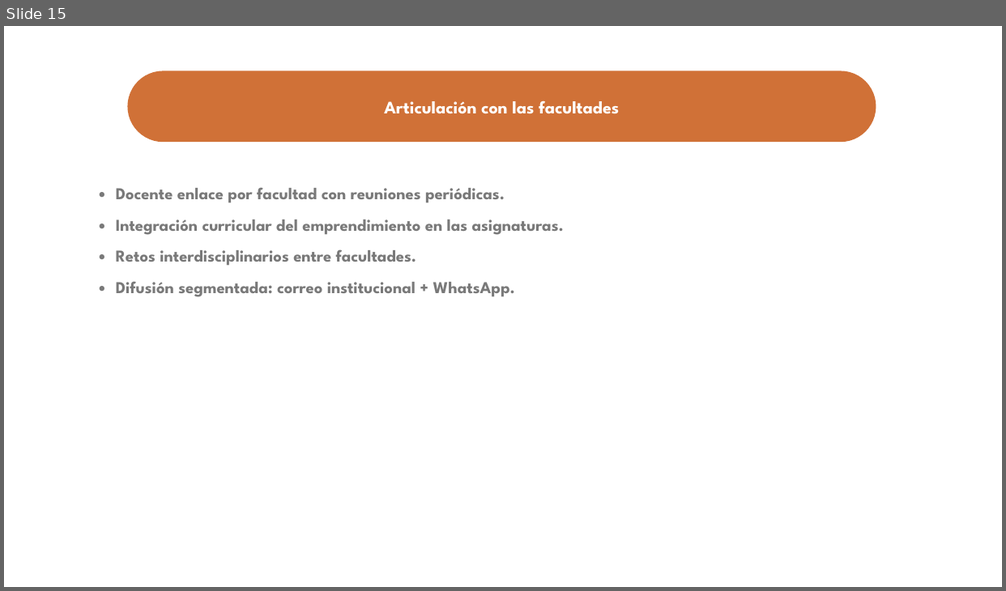
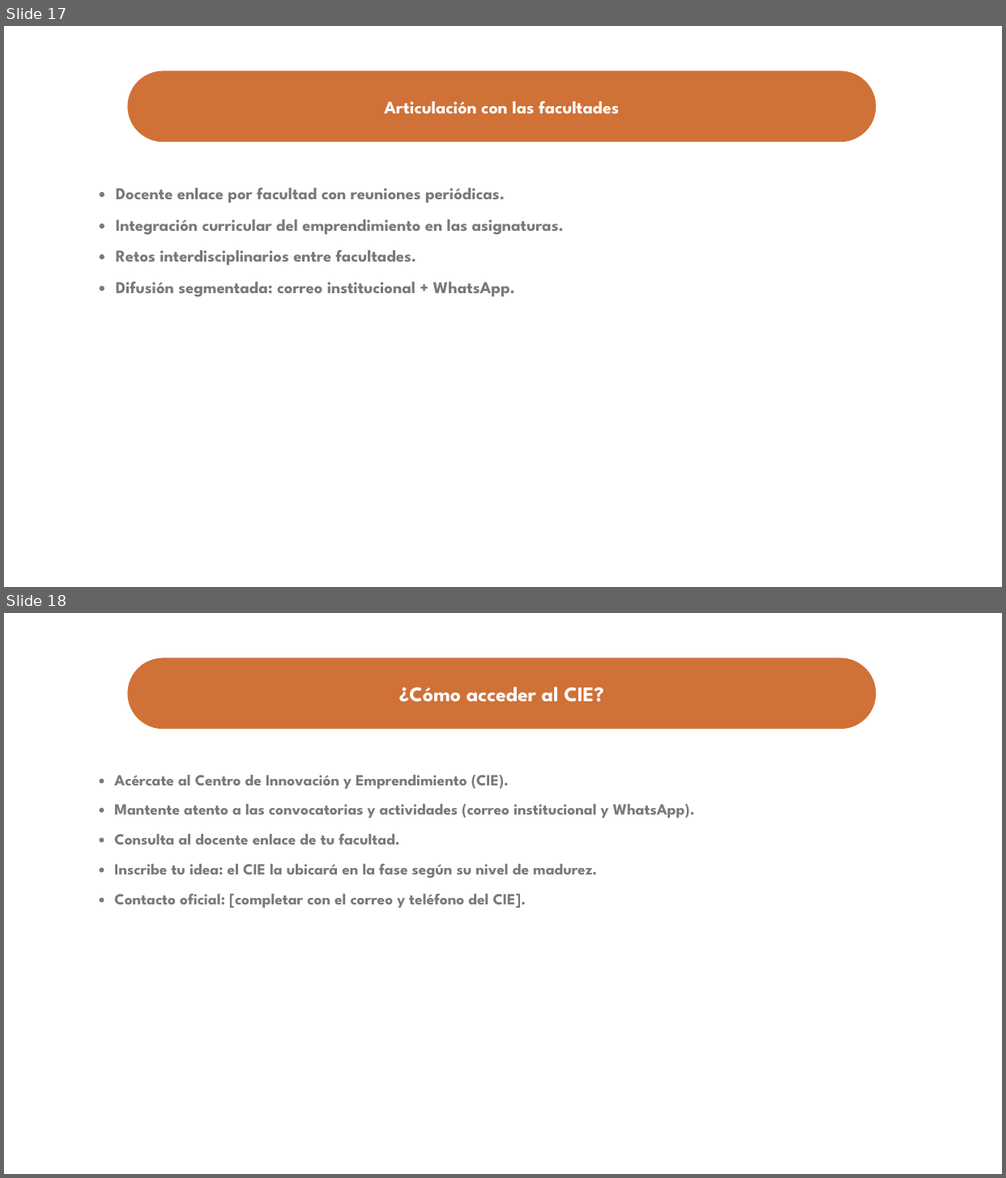
Before and after one commit to ronaldojavier100-oss/case, a slide deck: Ruta-Emprendimiento-CIE.pptx. Shown one above the other, each under a label of ours: slide 15 before the commit, slides 17 and 18 after it. The pictures are 1006x591 and 1006x1178 pixels, drawn with LibreOffice and Linux fonts; fonts in the diff are those of the drawing; background and template pictures are left out. Boxes give left, top, right and bottom in pixels: in the first picture for what was removed or moved away, otherwise in the second. Text is boxed around its words. In the diff, an @@ line names an element or a change of style, - is before the commit and + after.

Commit message:
Enriquecer guia PPTX: agenda, divisor de seccion, insignias de fase y slide de acceso

```diff
--- a/Ruta-Emprendimiento-CIE.pptx
+++ b/Ruta-Emprendimiento-CIE.pptx
@@ slide 18 added at <box>4,613,1002,1174</box>, background #FFFFFF @@
@@ rounded rectangle added at <box>127,658,876,729</box>, fill #D07137, 40 pt, text #FFFFFF, bold @@
+¿Cómo acceder al CIE?
@@ text added at <box>114,775,695,908</box>, 30 pt, text #797979, bold @@
+• Acércate al Centro de Innovación y Emprendimiento (CIE).
+• Mantente atento a las convocatorias y actividades (correo institucional y WhatsApp).
+• Consulta al docente enlace de tu facultad.
+• Inscribe tu idea: el CIE la ubicará en la fase según su nivel de madurez.
+• Contacto oficial: [completar con el correo y teléfono del CIE].
@@ what was slide 15 is now slide 17 @@
```
Also in this commit, not shown: 6 slides changed, 2 other slides added.
